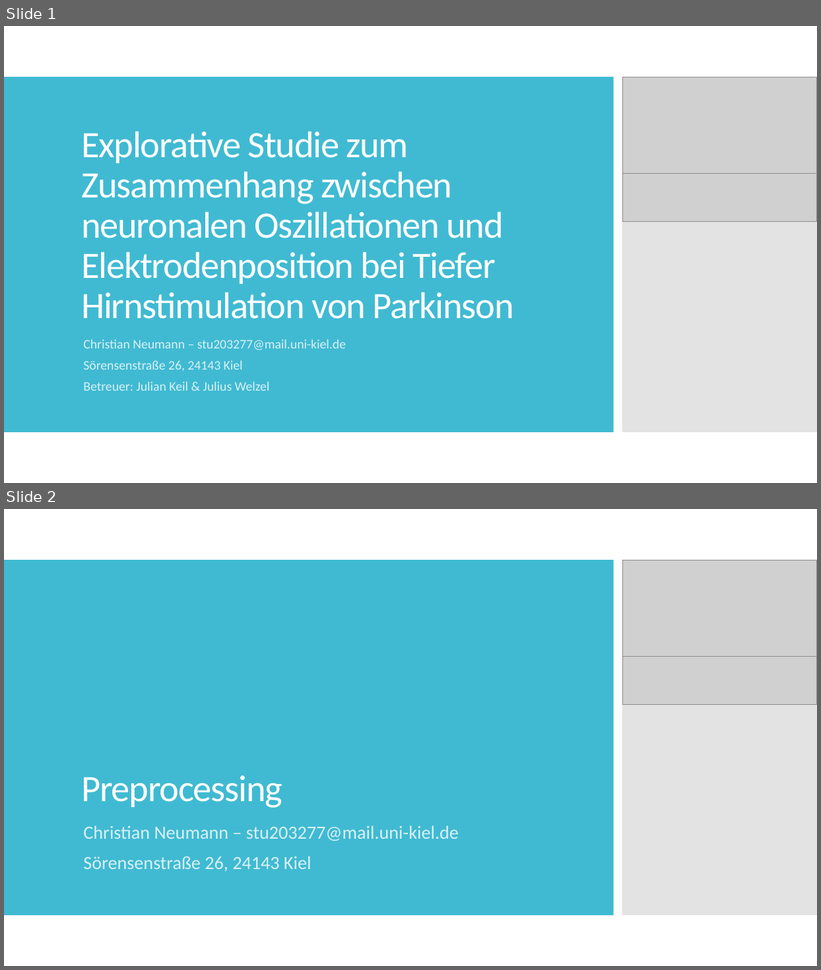
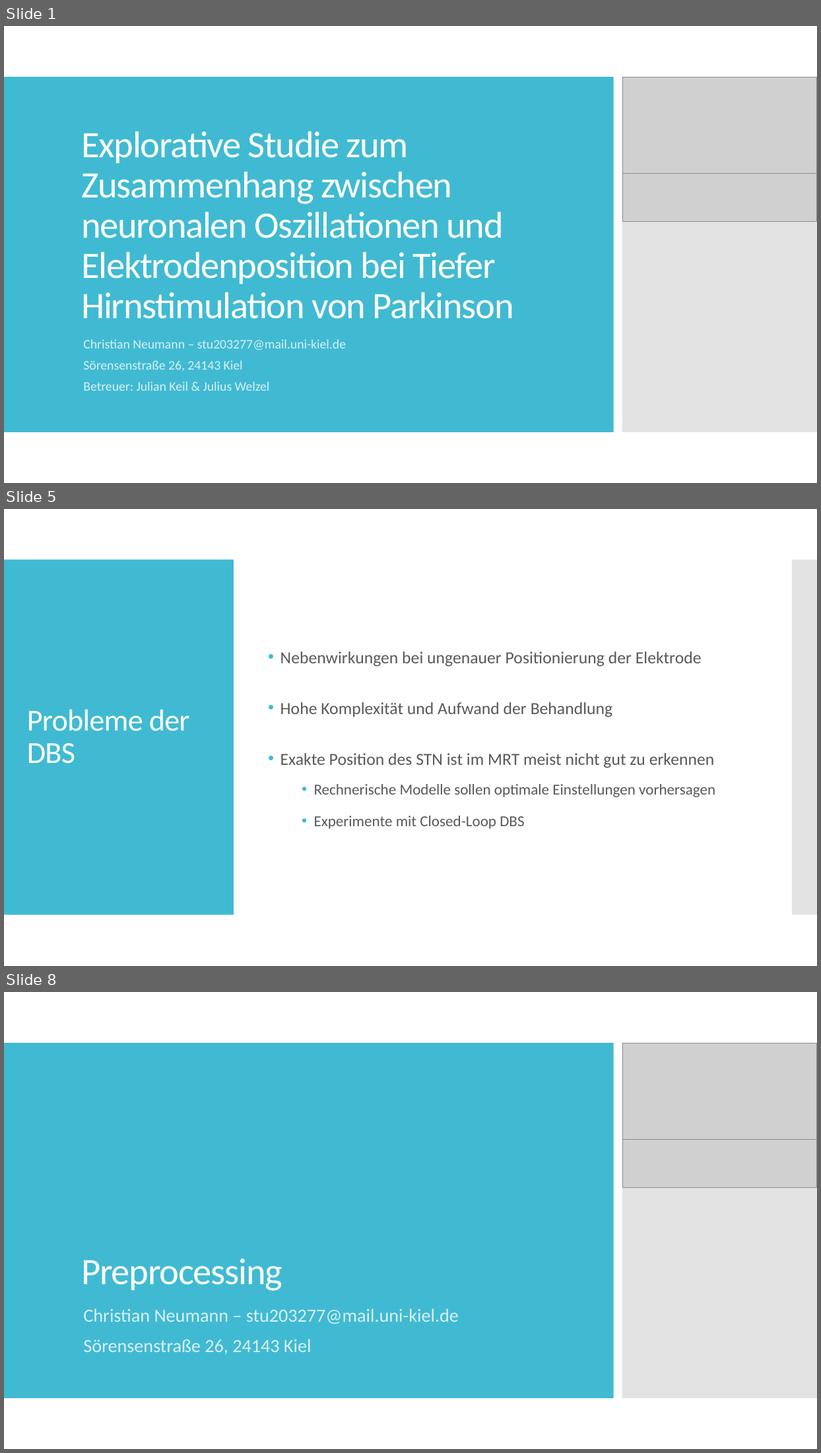
Before and after one commit to christianneumannCAU/Master-CAU, a slide deck: 03_exposé/Results.pptx. Shown one above the other, each under a label of ours: slides 1 and 2 before the commit, slides 1, 5 and 8 after it; the slides between them are not shown. The pictures are 821x970 and 821x1453 pixels, drawn with LibreOffice and Linux fonts; fonts in the diff are those of the drawing; grey boxes stand for pictures. Boxes give left, top, right and bottom in pixels: in the first picture for what was removed or moved away, otherwise in the second. Text is boxed around its words. In the diff, an @@ line names an element or a change of style, - is before the commit and + after.

```diff
--- a/03_exposé/Results.pptx
+++ b/03_exposé/Results.pptx
@@ slide 5 added at (x1=4, y1=509, x2=817, y2=966), background #FFFFFF @@
@@ rectangle added at (x1=4, y1=560, x2=234, y2=916), fill #40BAD2 @@
@@ rectangle added at (x1=792, y1=560, x2=817, y2=916), fill #C8C8C8 at 50% opacity @@
@@ text added at (x1=281, y1=652, x2=715, y2=829), 20 pt, text #595959 @@
+• Nebenwirkungen bei ungenauer Positionierung der Elektrode
+• Hohe Komplexität und Aufwand der Behandlung
+• Exakte Position des STN ist im MRT meist nicht gut zu erkennen
+  • Rechnerische Modelle sollen optimale Einstellungen vorhersagen
+  • Experimente mit Closed-Loop DBS
@@ title added at (x1=27, y1=710, x2=190, y2=764), 36 pt, text #FFFFFF @@
+Probleme der DBS
@@ what was slide 2 is now slide 8 @@
```
Also in this commit, not shown: 7 slides changed, 12 other slides added, 6 slides removed, 15 other files.
